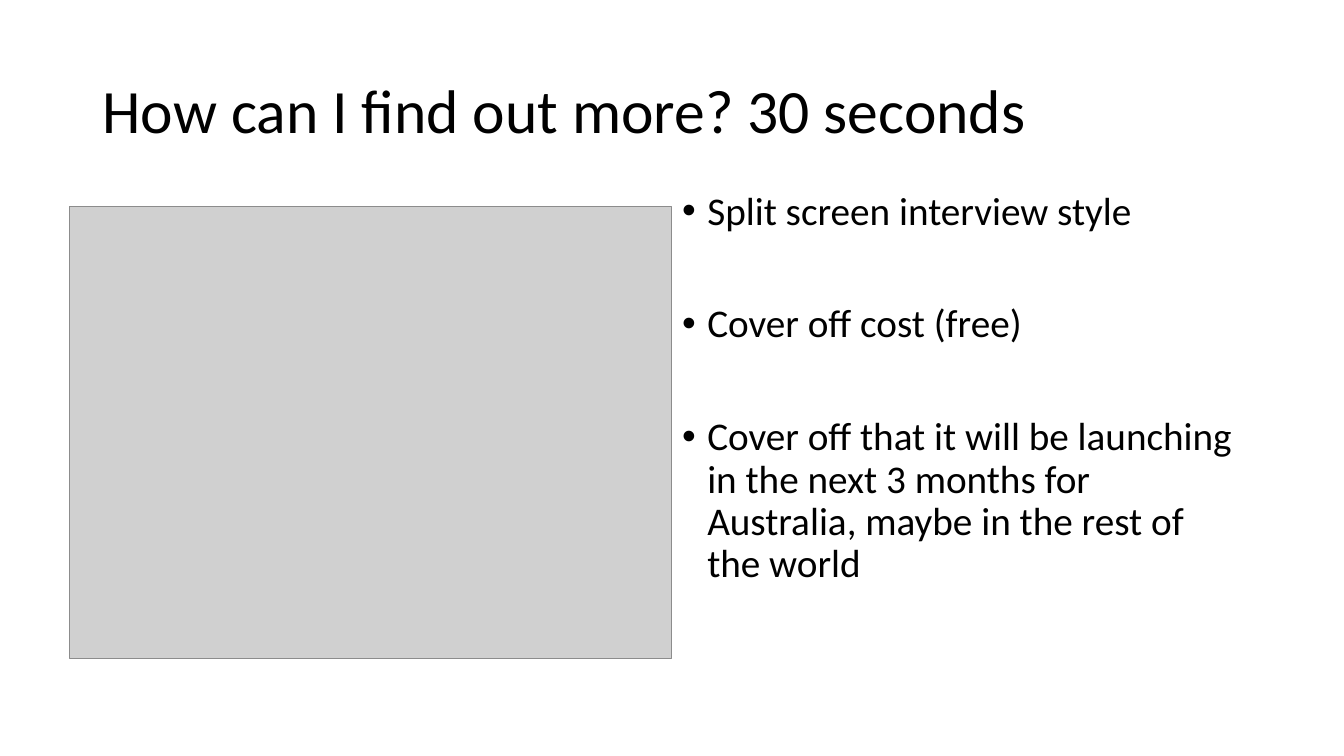
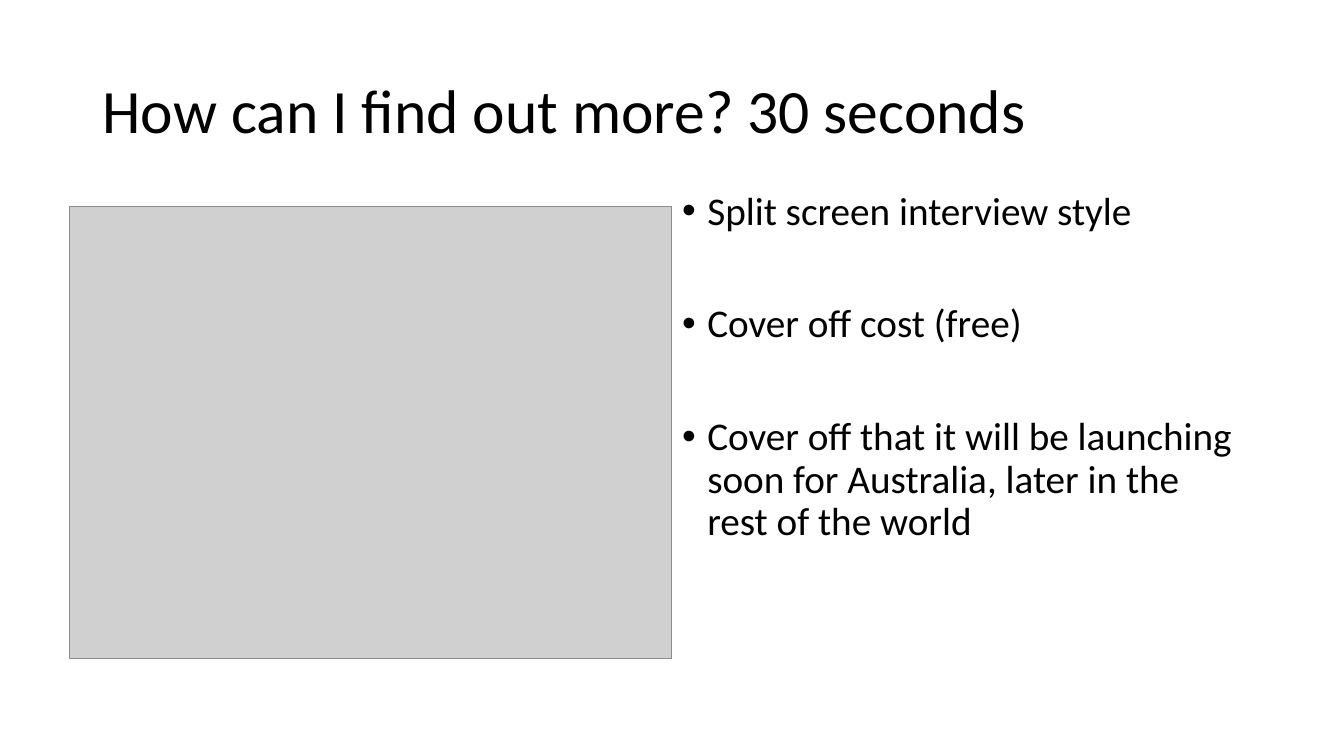
Before and after one commit to Brandon-M-Tech/Project-Assignment-3, a slide deck: slide 8 of storyboard-draft.pptx. Drawn at 1344x756 pixels with LibreOffice and Linux fonts; fonts in the diff are those of the drawing; grey boxes stand for pictures. Boxes give left, top, right and bottom in pixels: in the first picture for what was removed or moved away, otherwise in the second. Text is boxed around its words. In the diff, an @@ line names an element or a change of style, - is before the commit and + after.

Commit message:
Updated storyboard

```diff
--- a/storyboard-draft.pptx
+++ b/storyboard-draft.pptx
@@ text at (707, 422, 1232, 536): text changed @@
-• Cover off that it will be launching in the next 3 months for Australia, maybe in the rest of the world
+• Cover off that it will be launching soon for Australia, later in the rest of the world
```
